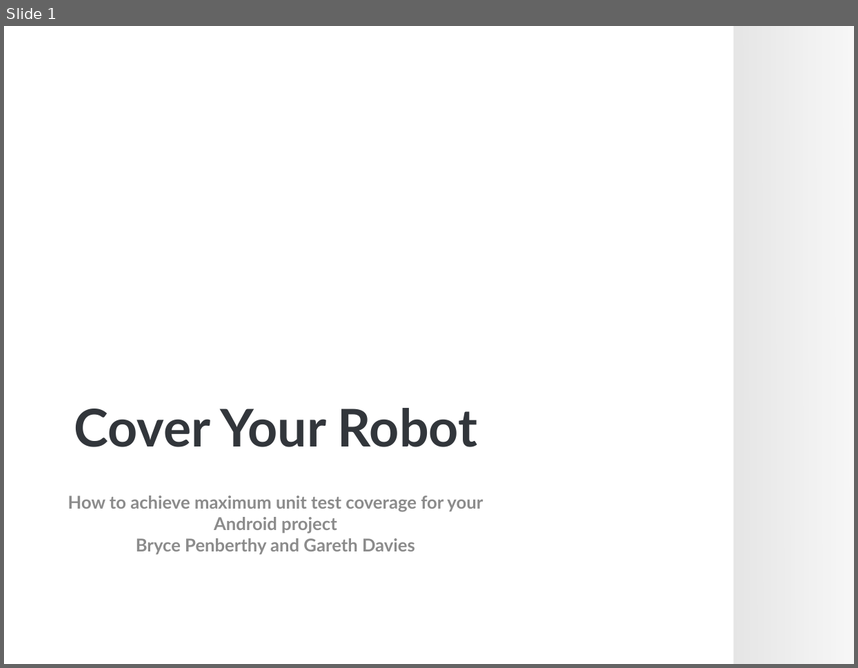
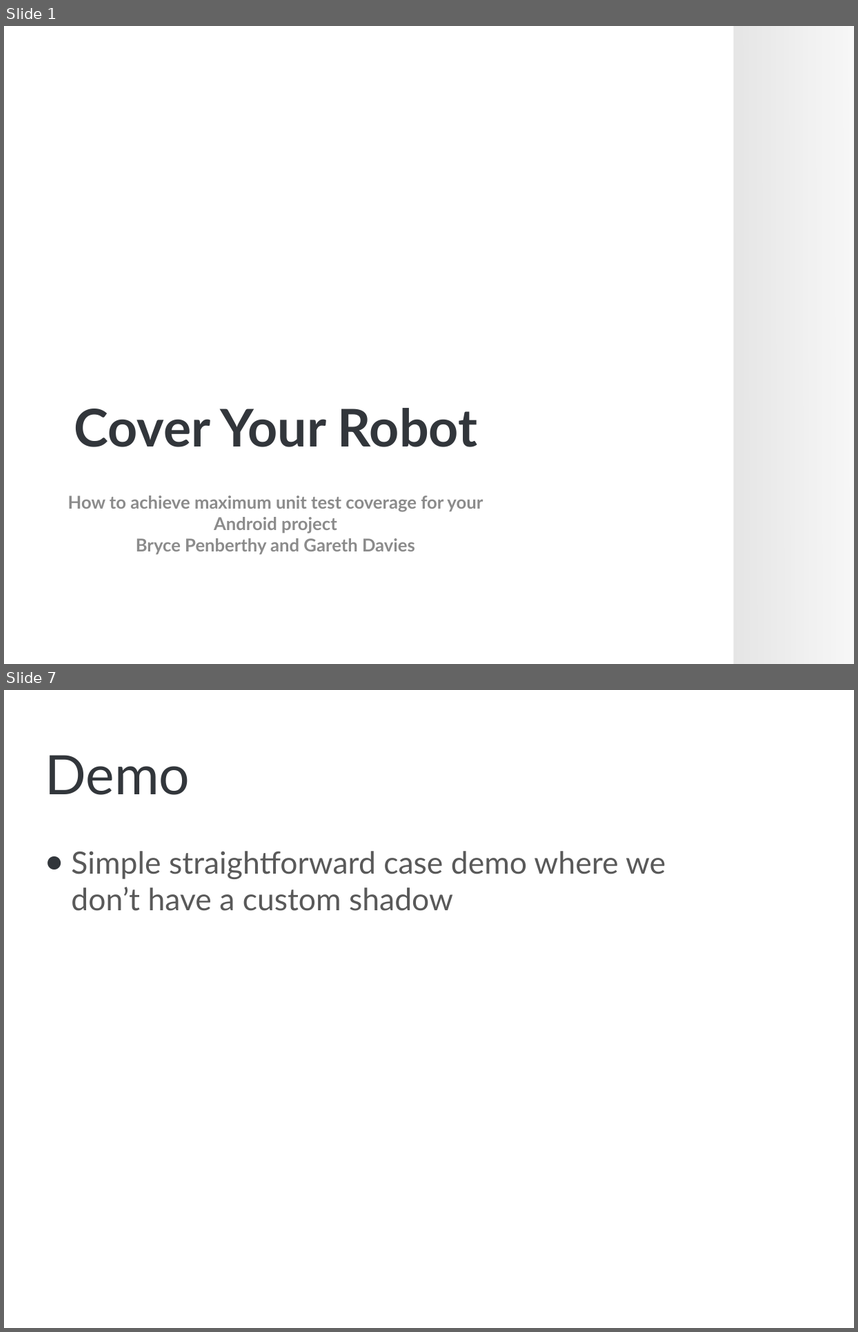
Before and after one commit to brycep/thomas, a slide deck: thomas-android/src/main/presentations/Unit Testing.pptx. Shown one above the other, each under a label of ours: slide 1 before the commit, slides 1 and 7 after it; the slides between them are not shown. The pictures are 858x668 and 858x1332 pixels, drawn with LibreOffice and Linux fonts; fonts in the diff are those of the drawing; background and template pictures are left out. Boxes give left, top, right and bottom in pixels: in the first picture for what was removed or moved away, otherwise in the second. Text is boxed around its words. In the diff, an @@ line names an element or a change of style, - is before the commit and + after.

```diff
--- a/thomas-android/src/main/presentations/Unit Testing.pptx
+++ b/thomas-android/src/main/presentations/Unit Testing.pptx
@@ slide 7 added at (4, 690, 854, 1328), background picture (left out) @@
@@ title added at (45, 755, 190, 795), 46 pt, text #32363B @@
+Demo
@@ text added at (71, 851, 666, 911), 26 pt, text #595959 @@
+● Simple straightforward case demo where we don’t have a custom shadow
```
Also in this commit, not shown: 9 other slides added.
